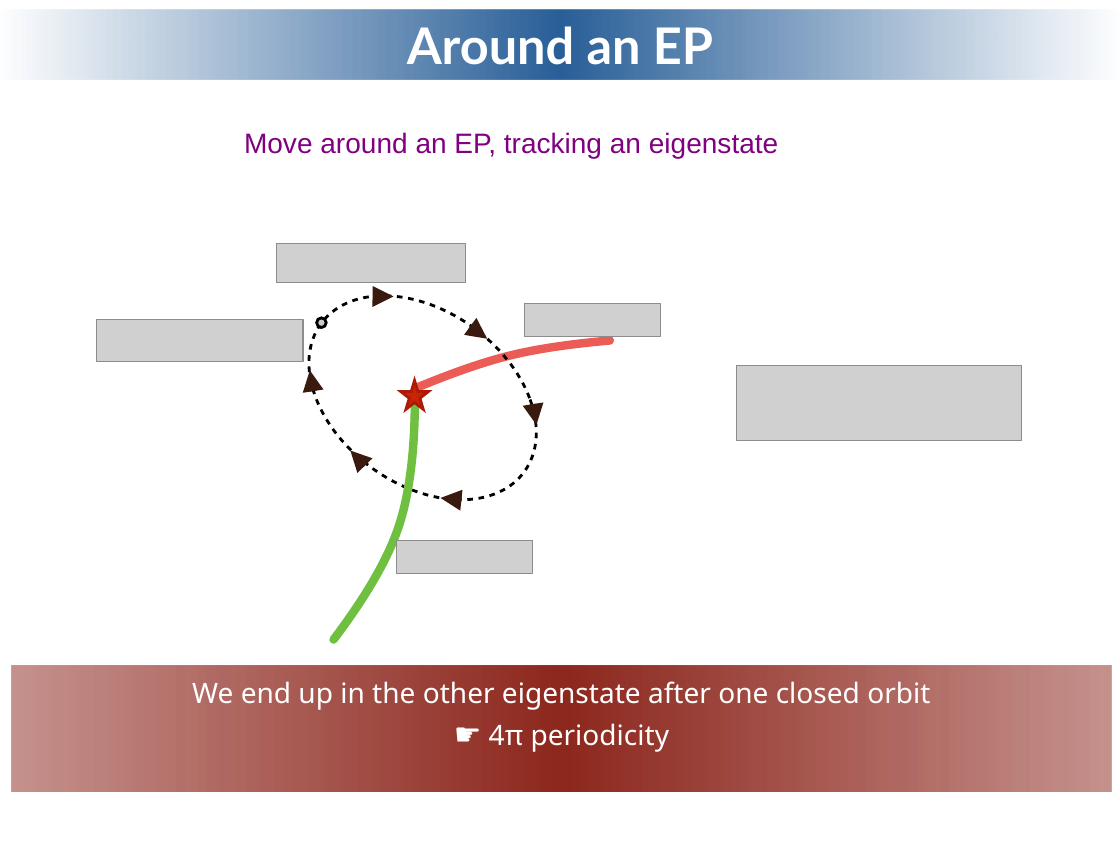
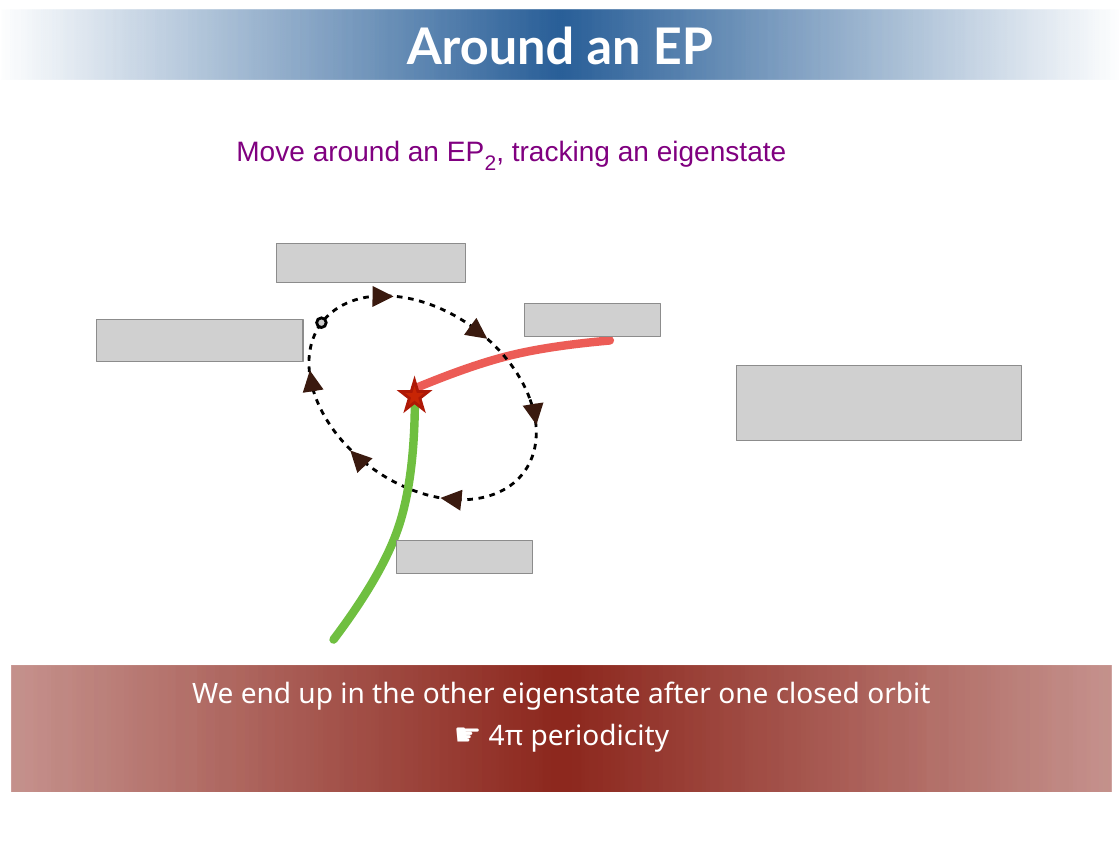
Before and after one commit to ipsita84/Puiseux-series, a slide deck: slide 12 of NH-snu.odp. Drawn at 1120x843 pixels with LibreOffice and Linux fonts; fonts in the diff are those of the drawing; grey boxes stand for pictures; background and template pictures are left out. Boxes give left, top, right and bottom in pixels: in the first picture for what was removed or moved away, otherwise in the second. Text is boxed around its words. In the diff, an @@ line names an element or a change of style, - is before the commit and + after.

```diff
--- a/NH-snu.odp
+++ b/NH-snu.odp
@@ text at box(236, 140, 786, 166): text changed @@
-Move around an EP, tracking an eigenstate
+Move around an EP2, tracking an eigenstate
```
Also in this commit, not shown: 14 other slides changed, 1 other file.
